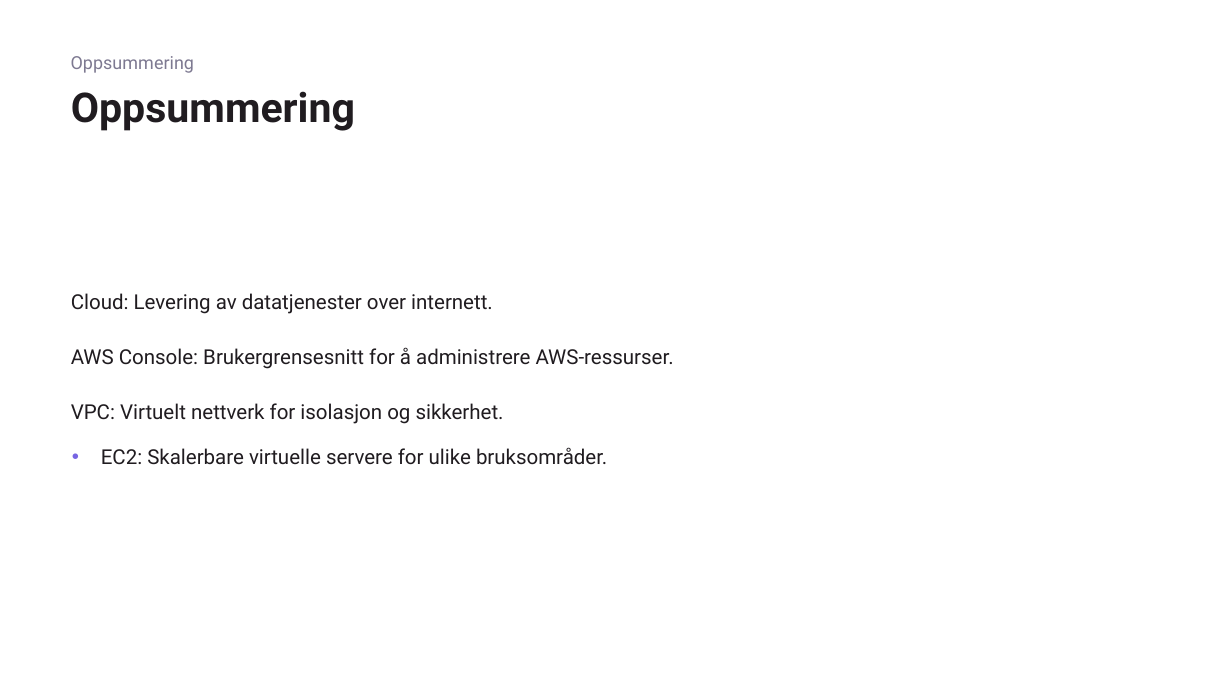
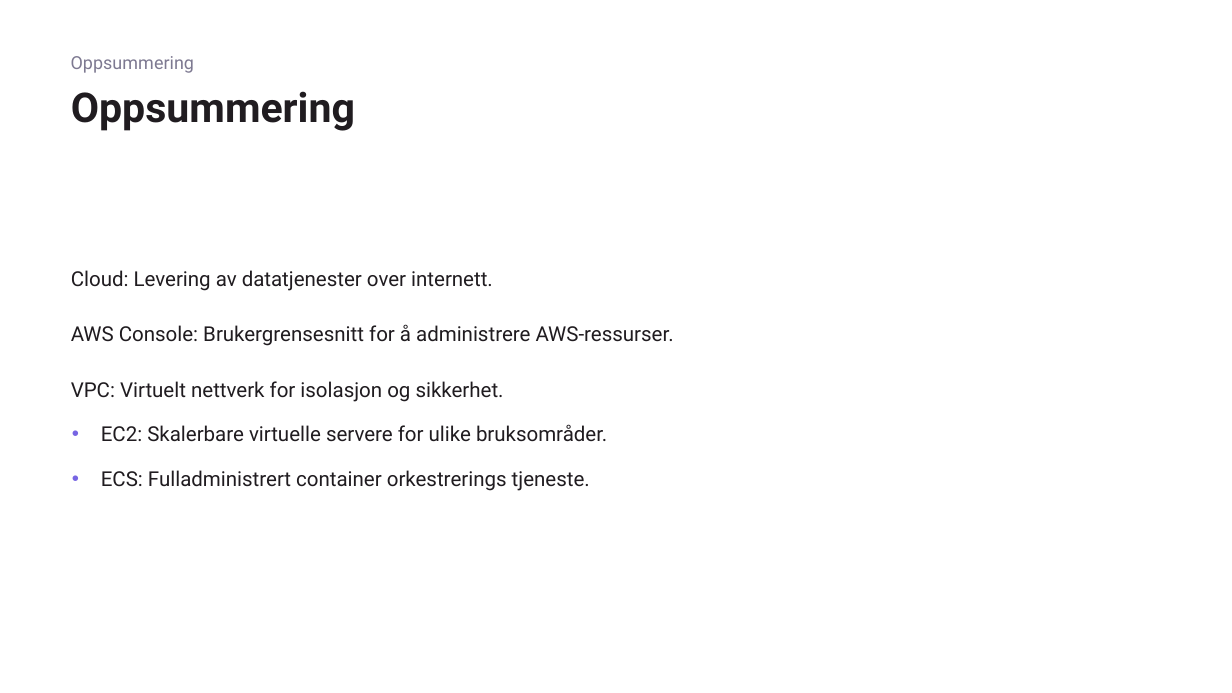
Before and after one commit to gokstadakademiet/cloud-2025, a slide deck: slide 15 of uke_2/slides/intro-aws.pptx (slide 12 before the commit). Drawn at 1232x693 pixels with LibreOffice and Linux fonts; fonts in the diff are those of the drawing. Boxes give left, top, right and bottom in pixels: in the first picture for what was removed or moved away, otherwise in the second. Text is boxed around its words. In the diff, an @@ line names an element or a change of style, - is before the commit and + after.

```diff
--- a/uke_2/slides/intro-aws.pptx
+++ b/uke_2/slides/intro-aws.pptx
@@ text at (101, 470, 590, 491): paragraph added @@
+• ECS: Fulladministrert container orkestrerings tjeneste.
```
Also in this commit, not shown: 1 other slide changed, 4 slides added, 1 slide removed, 9 other files.
